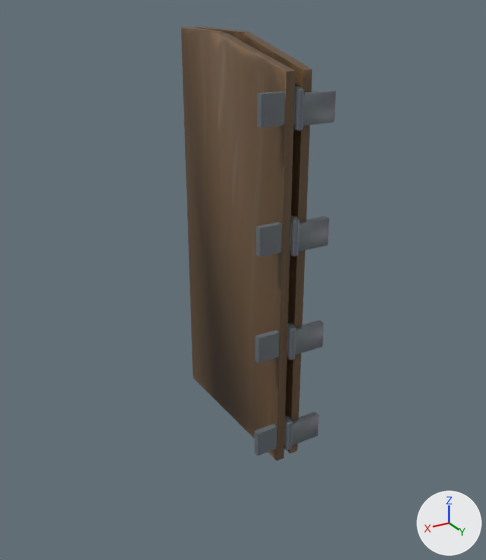
What one commit did to the FBX model Medieval (UE)/props/portao-castelo_L_e_R.fbx.
Before and after are seen from a 50 mm lens placed at (4.54, 6.65, 6.05), pointed at (0.16, -0.65, 2.4). Arrows for +X, +Y and +Z are at lower right; the lights stay in place. The first picture is the older version.

The first picture shows 'portao_castelo.L', 'portao_castelo.R'.
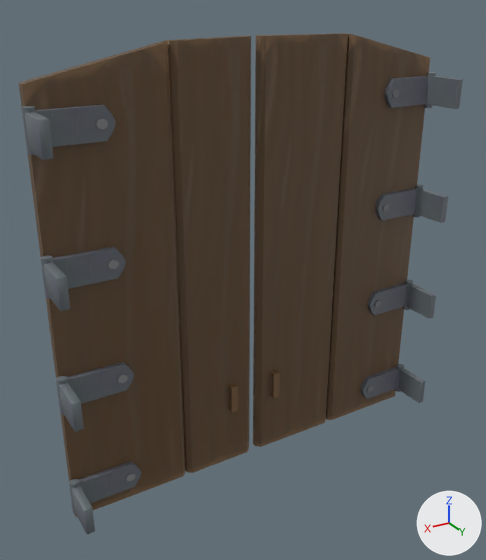
Changed parts and their boxes [x1, y1, x2, y2] in the pictures (486 x 560 px):
'portao_castelo.L', moved, turned
    before: [181, 27, 336, 461]
    after: [19, 36, 251, 534]
'portao_castelo.R', moved, turned
    before: [196, 26, 312, 456]
    after: [253, 33, 463, 447]

The edits, one by one:
Object 'portao_castelo.R' (ob_portao_castelo_r) moves from (0.0, 0.0, -0.01) to (-2.08, 0.0, -0.01).
Object 'portao_castelo.R' (ob_portao_castelo_r) turns from (0, 0, 0) to (0, 0, 90) degrees about x, y and z.
Object 'portao_castelo.L' (ob_portao_castelo_l) moves from (0.0, 0.0, 0.0) to (2.63, 0.0, 0.0).
Object 'portao_castelo.L' (ob_portao_castelo_l) turns from (0, 0, 0) to (0, 0, -90) degrees about x, y and z.
